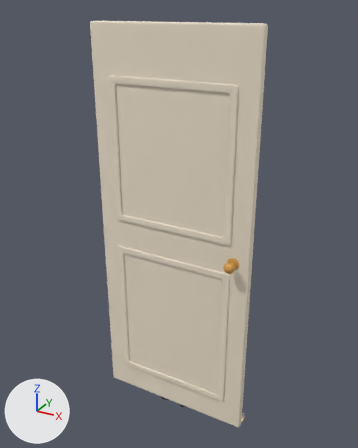
One commit to the glTF model bathroom/art/props/door.glb: the scene before it, then after it.
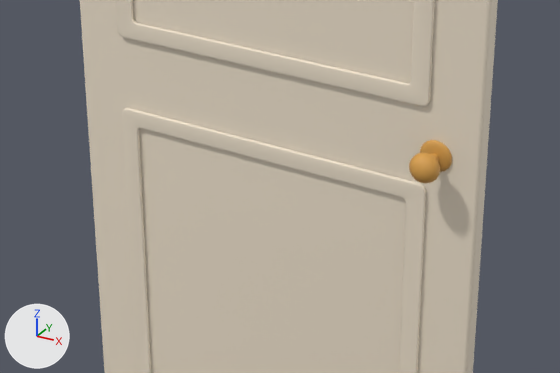
There are two pictures of each version: one whole from a camera (50 mm lens) standing at (1.516, -1.959, 2.1) and looking at (0.421, 0.032, 1.105), one close up on the part from 20% to 78% of the width and 46% to 77% of the height. The lights are fixed; the arrows at lower left show +X, +Y and +Z. The older version's two pictures come first. Where no turn or scale is listed for an object, it has been applied to the vertices. Vertices at exactly the same position are counted once.

The first close-up shows 'InsetHall0', 'InsetHall1', 'KnobHall', 'NeckHall', 'Panel', 'RoseHall'.
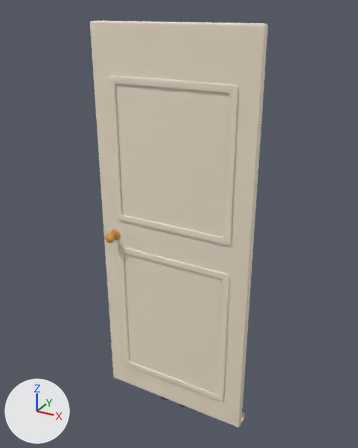
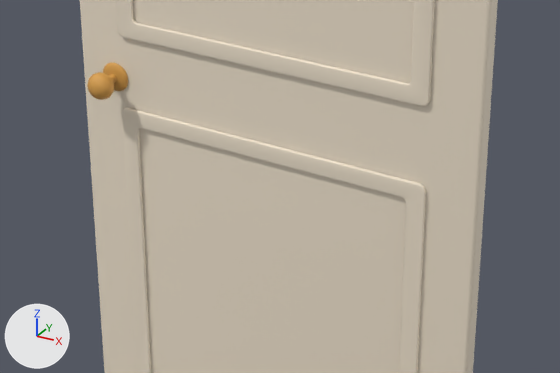
The newer file is also turned or shifted as a whole; pictures and numbers use the older file's frame.

Boxes [x1, y1, x2, y2] around the edits, measured in the close-ups (560 x 373 px):
'KnobHall', moved: before [409, 152, 440, 183]; after [87, 72, 114, 100]
'RoseHall', moved: before [420, 140, 452, 172]; after [103, 62, 128, 91]
'NeckHall', moved: before [431, 153, 439, 160]; after [109, 74, 117, 84]

The change in detail:
me_knobhall is used by ob_knobhall; location (0.75, -0.09, 1.0).
me_knobhall had 182 vertices, 360 faces and spanned x -0.027..0.027, y -0.0216..0.0216, z -0.027..0.027.
me_knobhall now has 182 vertices, 360 faces and spans x -0.697..-0.643, y -0.0216..0.0216, z -0.027..0.027.
me_knobhall part 1: the whole mesh is moved by (-0.67, 0.0, 0.0).
me_neckhall is used by ob_neckhall; location (0.75, -0.057, 1.0).
me_neckhall had 56 vertices, 108 faces and spanned x -0.009..0.009, y -0.013..0.013, z -0.009..0.009.
me_neckhall now has 56 vertices, 108 faces and spans x -0.679..-0.661, y -0.013..0.013, z -0.009..0.009.
me_neckhall part 2: the whole mesh is moved by (-0.67, 0.0, 0.0).
me_rosehall is used by ob_rosehall; location (0.75, -0.042, 1.0).
me_rosehall had 142 vertices, 280 faces and spanned x -0.03..0.03, y -0.0075..0.0075, z -0.03..0.03.
me_rosehall now has 142 vertices, 280 faces and spans x -0.7..-0.64, y -0.0075..0.0075, z -0.03..0.03.
me_rosehall part 3: the whole mesh is moved by (-0.67, 0.0, 0.0).
